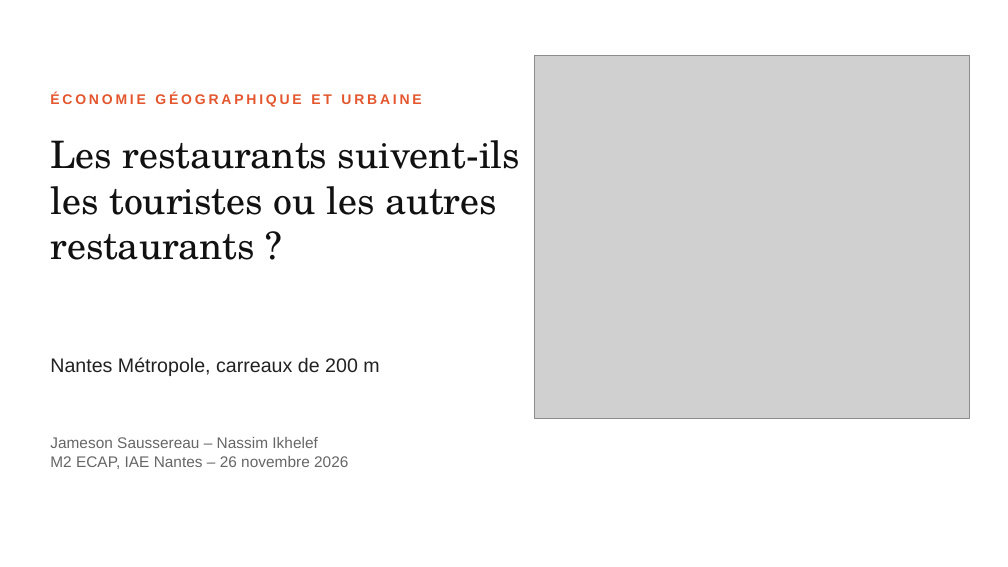
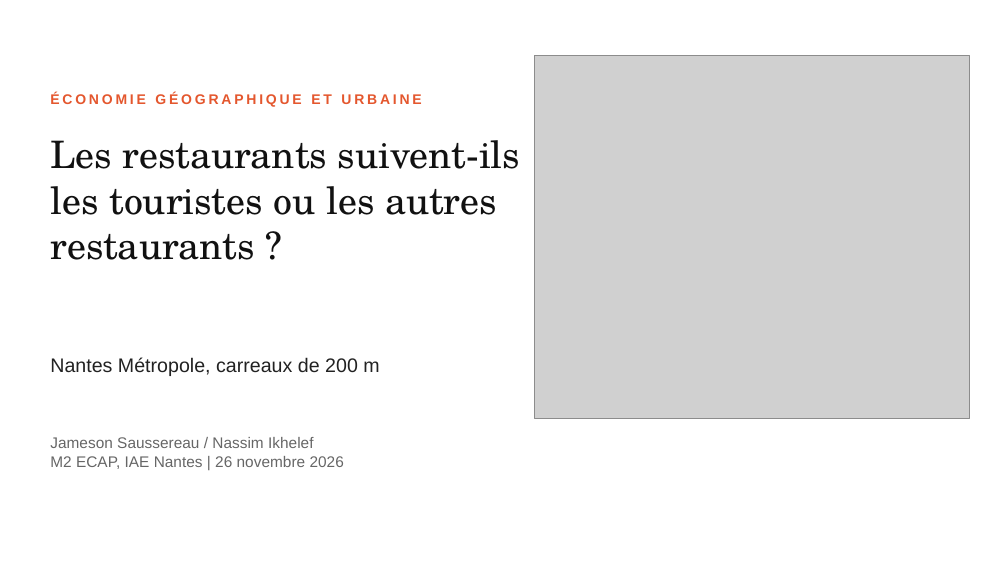
Before and after one commit to JamesonS44/Projet---Economie_geographique_urbaine, a slide deck: slide 1 of slides/JamesonSAUSSEREAU_NassimIKHELEF.pptx. Drawn at 1008x567 pixels with LibreOffice and Linux fonts; fonts in the diff are those of the drawing; grey boxes stand for pictures. Boxes give left, top, right and bottom in pixels: in the first picture for what was removed or moved away, otherwise in the second. Text is boxed around its words. In the diff, an @@ line names an element or a change of style, - is before the commit and + after.

```diff
--- a/slides/JamesonSAUSSEREAU_NassimIKHELEF.pptx
+++ b/slides/JamesonSAUSSEREAU_NassimIKHELEF.pptx
@@ text at box(50, 437, 344, 469): text changed @@
-Jameson Saussereau – Nassim Ikhelef
-M2 ECAP, IAE Nantes – 26 novembre 2026
+Jameson Saussereau / Nassim Ikhelef
+M2 ECAP, IAE Nantes | 26 novembre 2026
```
Also in this commit, not shown: 13 other slides changed, 4 other files.
